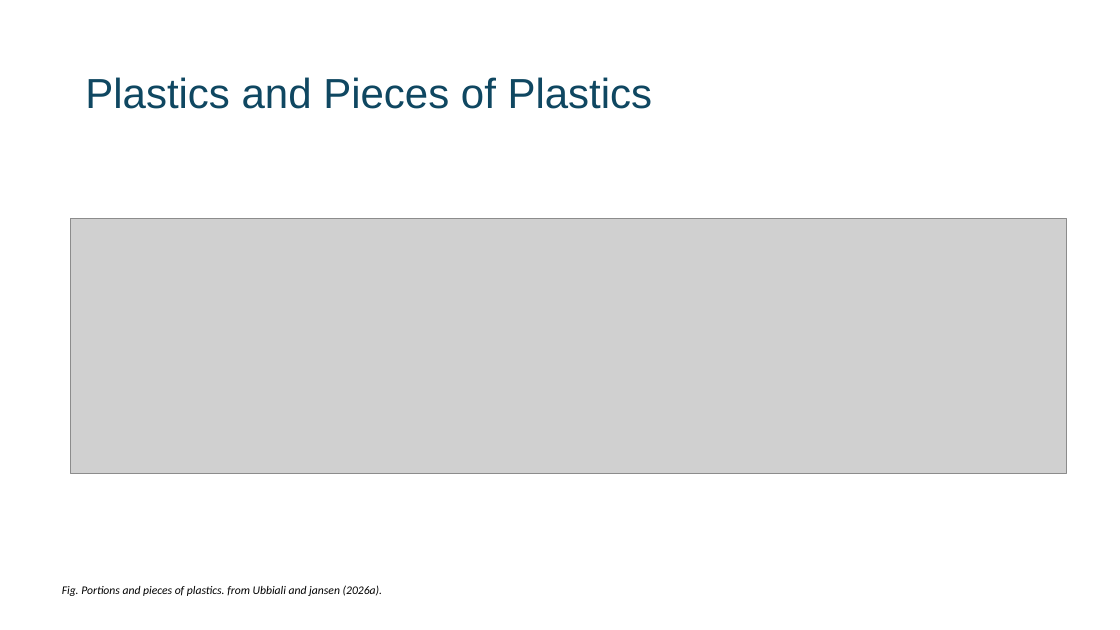
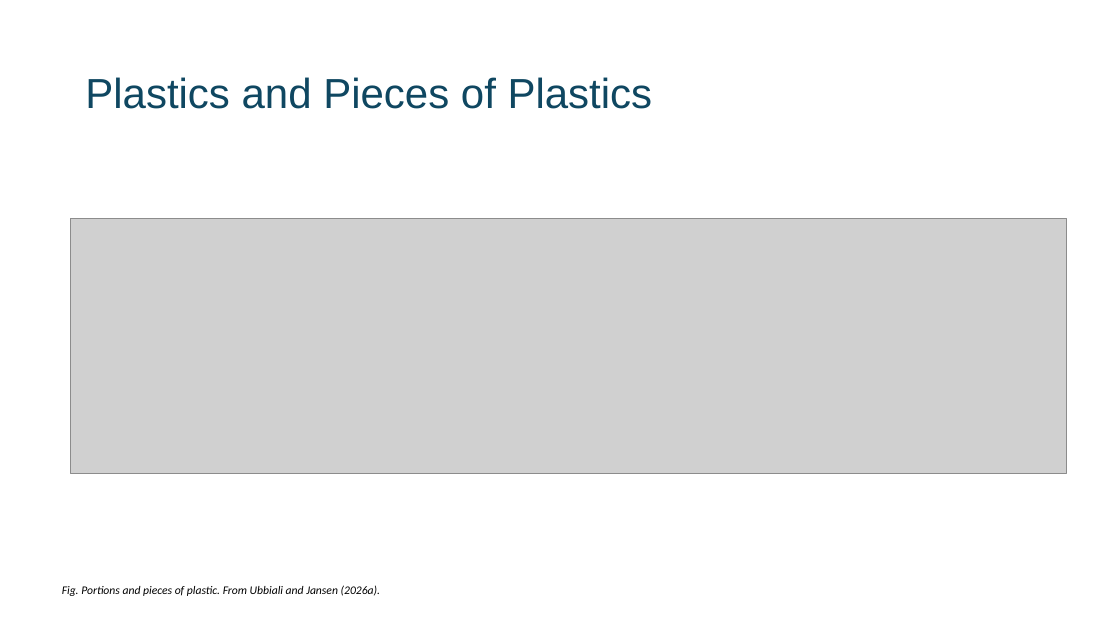
Before and after one commit to ClimOO/ClimOO-Ontology, a slide deck: slide 10 of ClimOO material/materials from ClimOO presentations/5th Ontologies4Chem Workshop/Presentation Ont4chem.pptx. Drawn at 1120x630 pixels with LibreOffice and Linux fonts; fonts in the diff are those of the drawing; grey boxes stand for pictures. Boxes give left, top, right and bottom in pixels: in the first picture for what was removed or moved away, otherwise in the second. Text is boxed around its words. In the diff, an @@ line names an element or a change of style, - is before the commit and + after.

```diff
--- a/ClimOO material/materials from ClimOO presentations/5th Ontologies4Chem Workshop/Presentation Ont4chem.pptx
+++ b/ClimOO material/materials from ClimOO presentations/5th Ontologies4Chem Workshop/Presentation Ont4chem.pptx
@@ text at [62,585,381,596]: text changed @@
-Fig. Portions and pieces of plastics. from Ubbiali and jansen (2026a).
+Fig. Portions and pieces of plastic. From Ubbiali and Jansen (2026a).
```
Also in this commit, not shown: 6 other slides changed, 1 other file.
